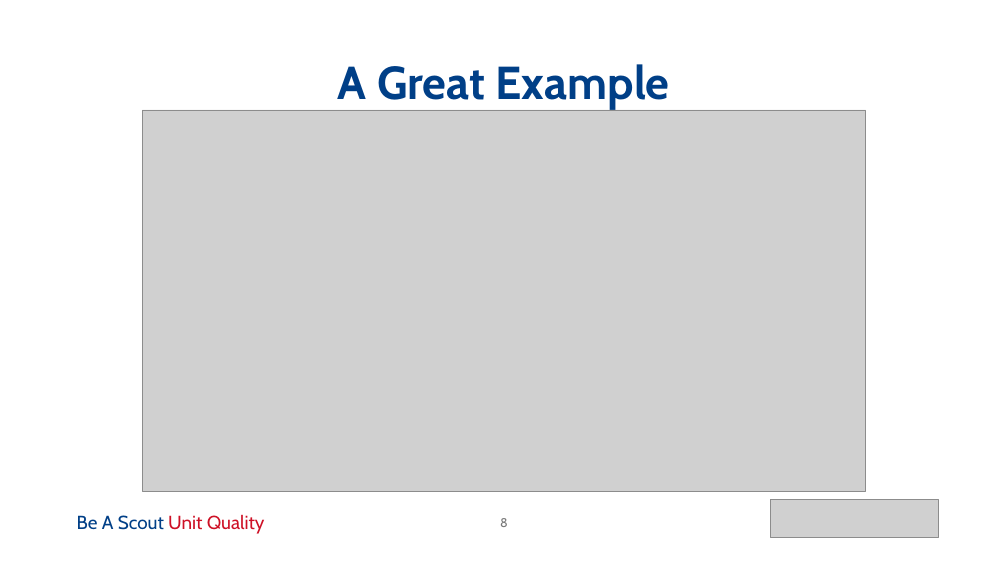
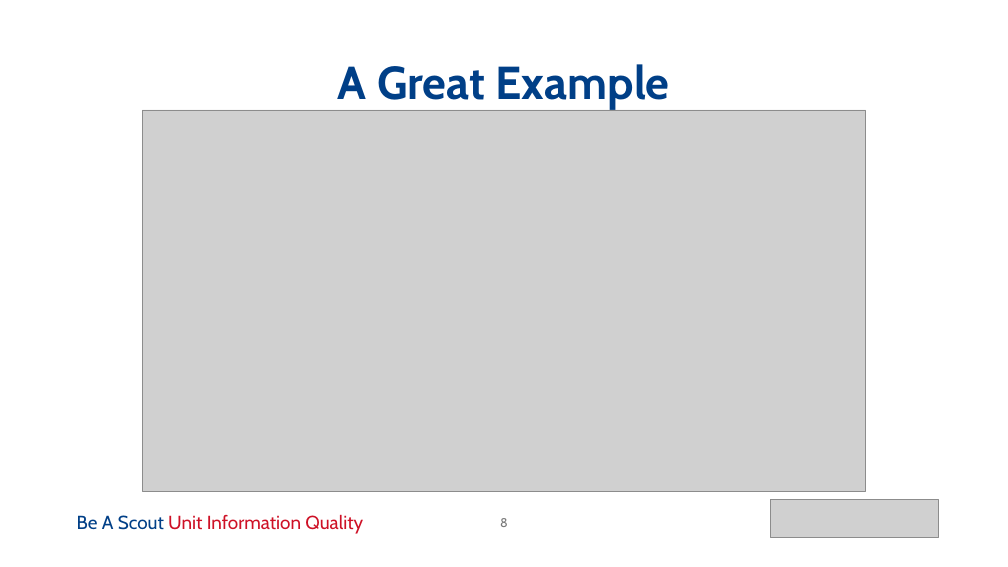
Before and after one commit to iwolf81/beascout, a slide deck: slide 8 of docs/BeAScout_Roundtable_Presentation_13Oct2025.pptx. Drawn at 1008x567 pixels with LibreOffice and Linux fonts; fonts in the diff are those of the drawing; grey boxes stand for pictures. Boxes give left, top, right and bottom in pixels: in the first picture for what was removed or moved away, otherwise in the second. Text is boxed around its words. In the diff, an @@ line names an element or a change of style, - is before the commit and + after.

```diff
--- a/docs/BeAScout_Roundtable_Presentation_13Oct2025.pptx
+++ b/docs/BeAScout_Roundtable_Presentation_13Oct2025.pptx
@@ text at (77, 514, 363, 534): text changed @@
-Be A Scout Unit Quality
+Be A Scout Unit Information Quality
```
Also in this commit, not shown: 11 other slides changed.
